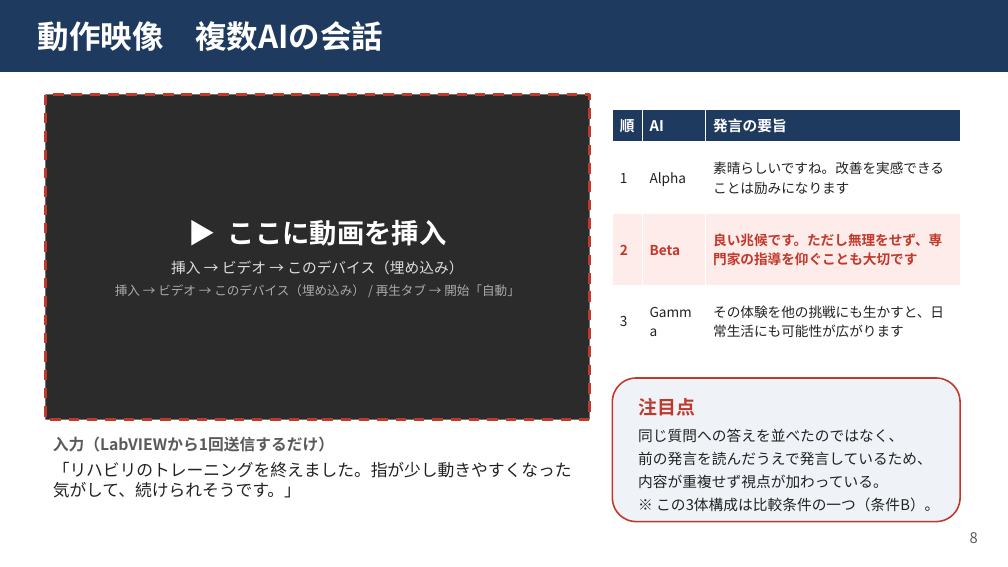
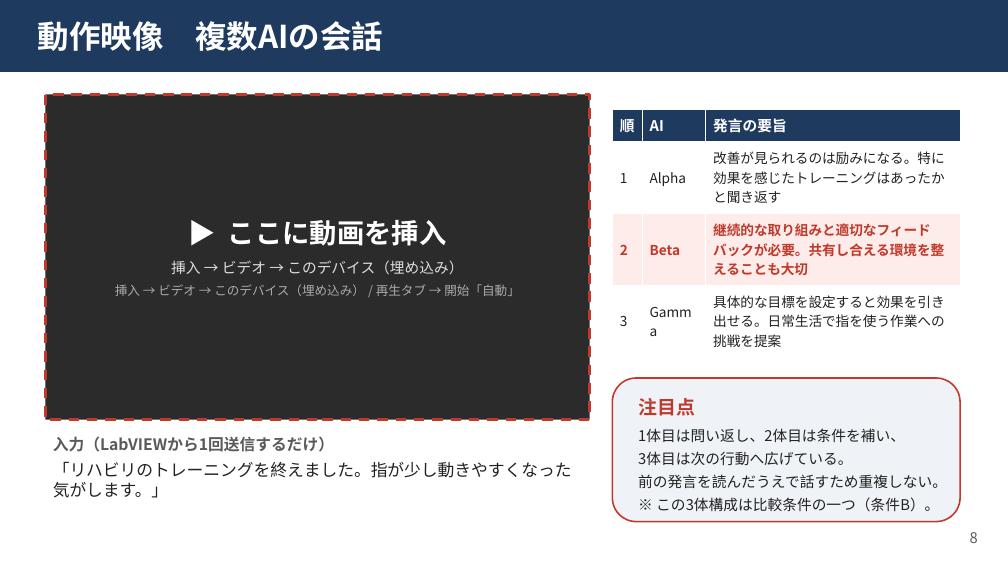
Before and after one commit to kaito3061/Trilogue1, a slide deck: slide 9 of docs/export/中間発表_柴尾.pptx. Drawn at 1008x567 pixels with LibreOffice and Linux fonts; fonts in the diff are those of the drawing. Boxes give left, top, right and bottom in pixels: in the first picture for what was removed or moved away, otherwise in the second. Text is boxed around its words. In the diff, an @@ line names an element or a change of style, - is before the commit and + after.

```diff
--- a/docs/export/中間発表_柴尾.pptx
+++ b/docs/export/中間発表_柴尾.pptx
@@ table at (613, 110, 960, 357) @@
-row 2, column 3: 素晴らしいですね。改善を実感できることは励みになります
+row 2, column 3: 改善が見られるのは励みになる。特に効果を感じたトレーニングはあったかと聞き返す
-row 3, column 3: 良い兆候です。ただし無理をせず、専門家の指導を仰ぐことも大切です
+row 3, column 3: 継続的な取り組みと適切なフィードバックが必要。共有し合える環境を整えることも大切
-row 4, column 3: その体験を他の挑戦にも生かすと、日常生活にも可能性が広がります
+row 4, column 3: 具体的な目標を設定すると効果を引き出せる。日常生活で指を使う作業への挑戦を提案
@@ text in rounded rectangle at (638, 428, 947, 488): text changed @@
-同じ質問への答えを並べたのではなく、
-前の発言を読んだうえで発言しているため、
-内容が重複せず視点が加わっている。
+1体目は問い返し、2体目は条件を補い、
+3体目は次の行動へ広げている。
+前の発言を読んだうえで話すため重複しない。
@@ text at (53, 461, 572, 498): text changed @@
-「リハビリのトレーニングを終えました。指が少し動きやすくなった気がして、続けられそうです。」
+「リハビリのトレーニングを終えました。指が少し動きやすくなった気がします。」
```
Also in this commit, not shown: 1 other slide changed, 5 other files.
